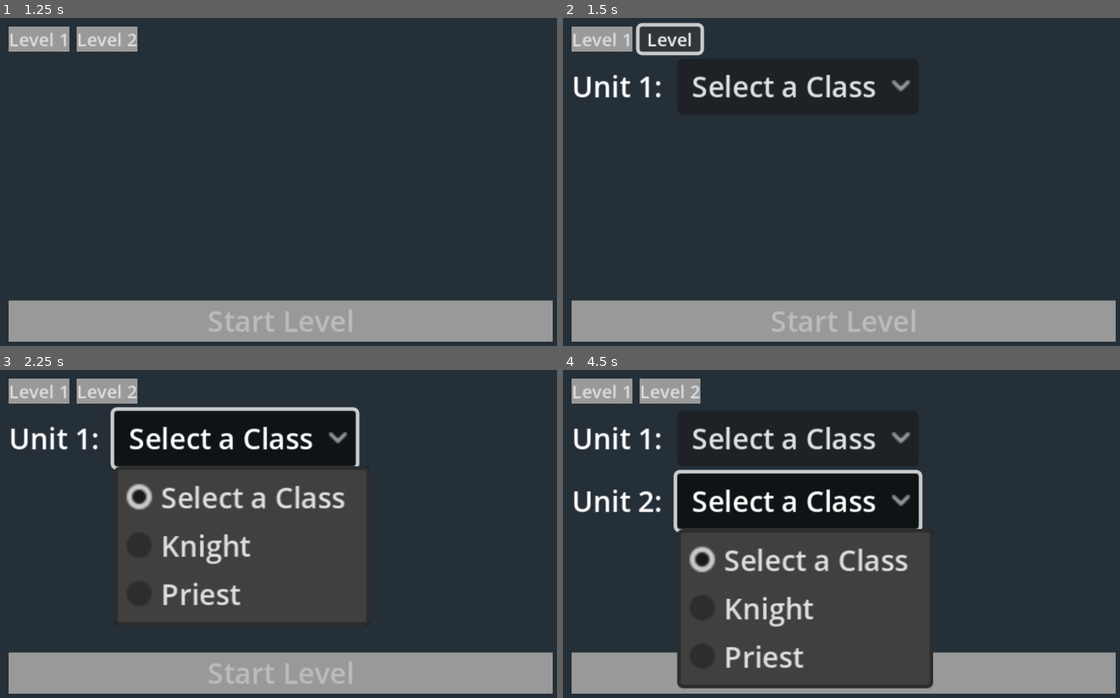
Above: before the commit, frames 1-4 (two rows, left to right).
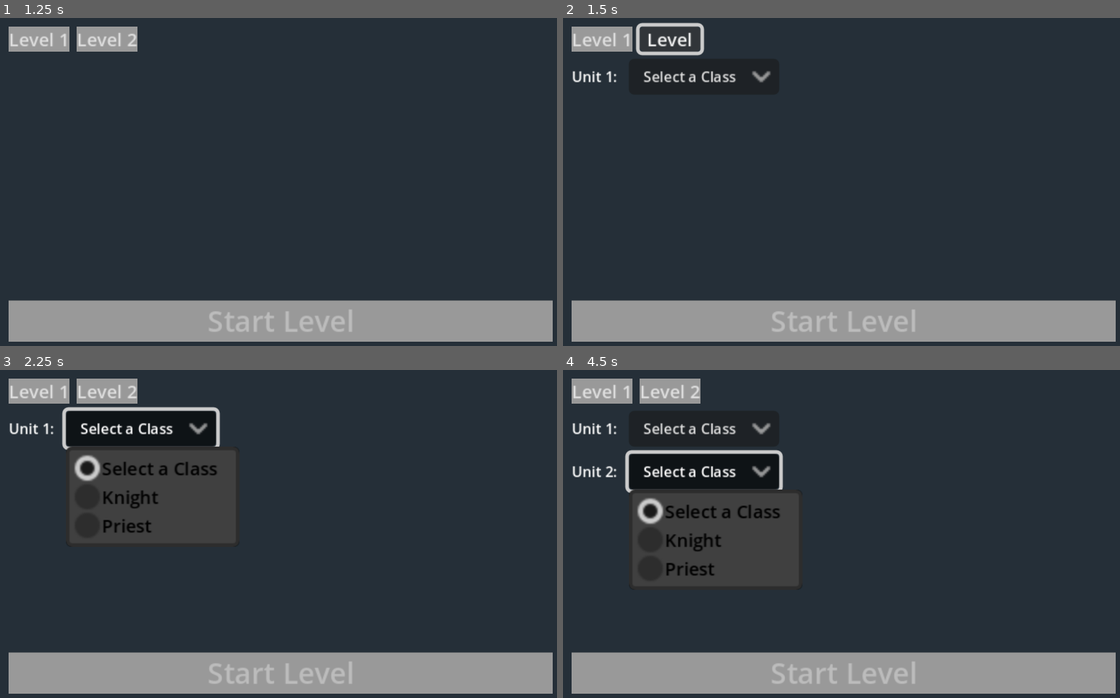
Above: after the commit, the same moments.

Repository: gui-stefanini/basictrpg
Game: Godot game, scene res://Scenes/main_menu.tscn
Two runs of this game, one before a commit and one after it. Both use one fixed random seed, a clock stepped at 60 frames per second and the inputs below.
Inputs:
- Up to frame 1 (1.25 s): click "Start Game" at 0.5 s
- Up to frame 2 (1.5 s): click "Level 2" at 1.25 s
- Up to frame 3 (2.25 s): click "Select a Class" at 2 s
- Up to frame 4 (4.5 s): click "Level 1" at 2.75 s; click "Level 1" at 3.5 s; click "Select a Class" at 4.25 s

Frame 1 is identical in both runs. In frame 2, 1.8% of the frame differs, in the area x 1-63%, y 16-25%; in frame 3, 25%; in frame 4, 30%, in the area x 1-67%, y 16-98%.

Commit message:
Ver(Pre:0.1.9)

Diff:
--- a/Resources/ActionData/defend_action.tres
+++ b/Resources/ActionData/defend_action.tres
@@ -5,5 +5,5 @@
 [resource]
 script = ExtResource("1_ulgn1")
 Name = "Defend"
-Description = "Reduces all damage received by 50%. Lasts 1 Turn."
+Description = "Reduce all damage received by 50%. Lasts 1 turn."
 metadata/_custom_type_script = "uid://dvtkhmp7udql0"
--- a/Resources/ActionData/heal_action.tres
+++ b/Resources/ActionData/heal_action.tres
@@ -5,5 +5,5 @@
 [resource]
 script = ExtResource("1_3m2ea")
 Name = "Heal"
-Description = "Heals another ally in range by HealPower."
+Description = "Heal an ally unit in range."
 metadata/_custom_type_script = "uid://8qqq2msqnb5e"
--- a/Resources/ClassData/enemy_data.tres
+++ b/Resources/ClassData/enemy_data.tres
@@ -4,8 +4,11 @@
 
 [resource]
 script = ExtResource("1_a1jc2")
-Faction = 1
+Name = "none"
 MaxHP = 5
 AttackPower = 2
+HealPower = 0
 MoveRange = 3
+AttackRange = 1
+Actions = []
 metadata/_custom_type_script = "uid://dajw61vh5kchp"
--- a/Resources/ClassData/knight_data.tres
+++ b/Resources/ClassData/knight_data.tres
@@ -1,6 +1,5 @@
-[gd_resource type="Resource" script_class="UnitData" load_steps=7 format=3 uid="uid://dulep71up18jy"]
+[gd_resource type="Resource" script_class="UnitData" load_steps=6 format=3 uid="uid://dulep71up18jy"]
 
-[ext_resource type="Script" uid="uid://bluy1tgeeandp" path="res://Scripts/ResourceScripts/ActionScripts/action.gd" id="1_pa61i"]
 [ext_resource type="Resource" uid="uid://dsj5hg6ycwpty" path="res://Resources/ActionData/move_action.tres" id="2_tfski"]
 [ext_resource type="Resource" uid="uid://b58fu2fhtaqx6" path="res://Resources/ActionData/attack_action.tres" id="3_jb8kx"]
 [ext_resource type="Resource" uid="uid://q18pkc5oigo7" path="res://Resources/ActionData/defend_action.tres" id="4_pr0li"]
@@ -15,5 +14,5 @@
 HealPower = 0
 MoveRange = 3
 AttackRange = 1
-Actions = Array[ExtResource("1_pa61i")]([ExtResource("2_tfski"), ExtResource("3_jb8kx"), ExtResource("4_pr0li"), ExtResource("5_6q03k")])
+Actions = [ExtResource("2_tfski"), ExtResource("3_jb8kx"), ExtResource("4_pr0li"), ExtResource("5_6q03k")]
 metadata/_custom_type_script = "uid://dajw61vh5kchp"
--- a/Resources/ClassData/player_data.tres
+++ b/Resources/ClassData/player_data.tres
@@ -4,9 +4,11 @@
 
 [resource]
 script = ExtResource("1_71fu4")
-Faction = 0
+Name = "none"
 MaxHP = 10
 AttackPower = 3
+HealPower = 0
 MoveRange = 4
 AttackRange = 2
+Actions = [null, null, null, null]
 metadata/_custom_type_script = "uid://dajw61vh5kchp"
--- /dev/null
+++ b/Resources/Styles/option_button_theme.tres
@@ -0,0 +1,37 @@
+[gd_resource type="Theme" format=3 uid="uid://07ptt23e2eaq"]
+
+[resource]
+PopupMenu/colors/font_accelerator_color = Color(0, 0, 0, 1)
+PopupMenu/colors/font_color = Color(0, 0, 0, 1)
+PopupMenu/colors/font_disabled_color = Color(0, 0, 0, 1)
+PopupMenu/colors/font_hover_color = Color(0, 0, 0, 1)
+PopupMenu/colors/font_outline_color = Color(0, 0, 0, 1)
+PopupMenu/colors/font_separator_color = Color(0, 0, 0, 1)
+PopupMenu/colors/font_separator_outline_color = Color(0, 0, 0, 1)
+PopupMenu/constants/h_separation = 0
+PopupMenu/constants/icon_max_width = 0
+PopupMenu/constants/indent = 0
+PopupMenu/constants/item_end_padding = 0
+PopupMenu/constants/item_start_padding = 0
+PopupMenu/constants/outline_size = 0
+PopupMenu/constants/separator_outline_size = 0
+PopupMenu/constants/v_separation = 0
+PopupMenu/font_sizes/font_separator_size = 16
+PopupMenu/font_sizes/font_size = 10
+PopupMenu/fonts/font = null
+PopupMenu/fonts/font_separator = null
+PopupMenu/icons/checked = null
+PopupMenu/icons/checked_disabled = null
+PopupMenu/icons/radio_checked = null
+PopupMenu/icons/radio_checked_disabled = null
+PopupMenu/icons/radio_unchecked = null
+PopupMenu/icons/radio_unchecked_disabled = null
+PopupMenu/icons/submenu = null
+PopupMenu/icons/submenu_mirrored = null
+PopupMenu/icons/unchecked = null
+PopupMenu/icons/unchecked_disabled = null
+PopupMenu/styles/hover = null
+PopupMenu/styles/labeled_separator_left = null
+PopupMenu/styles/labeled_separator_right = null
+PopupMenu/styles/panel = null
+PopupMenu/styles/separator = null
--- a/Resources/Styles/panel_Style.tres
+++ b/Resources/Styles/panel_Style.tres
@@ -5,4 +5,4 @@
 content_margin_top = 0.0
 content_margin_right = 0.0
 content_margin_bottom = 0.0
-bg_color = Color(0.545098, 0.792157, 0.788235, 0.588235)
+bg_color = Color(0.0823529, 0.109804, 0.133333, 0.627451)
--- a/Scenes/end_screen.tscn
+++ b/Scenes/end_screen.tscn
@@ -40,4 +40,11 @@
 theme_override_styles/normal = ExtResource("2_1gwaw")
 text = "Restart"
 
+[node name="MenuButton" type="Button" parent="ColorRect/VBoxContainer"]
+layout_mode = 2
+theme_override_font_sizes/font_size = 0
+theme_override_styles/normal = ExtResource("2_1gwaw")
+text = "Main Menu"
+
 [connection signal="pressed" from="ColorRect/VBoxContainer/RestartButton" to="." method="_on_restart_button_pressed"]
+[connection signal="pressed" from="ColorRect/VBoxContainer/MenuButton" to="." method="_on_menu_button_pressed"]
--- a/Scenes/selection_menu.tscn
+++ b/Scenes/selection_menu.tscn
@@ -1,15 +1,25 @@
-[gd_scene load_steps=9 format=3 uid="uid://dbjcwgms3fd78"]
+[gd_scene load_steps=13 format=3 uid="uid://dbjcwgms3fd78"]
 
 [ext_resource type="Script" uid="uid://bulp4g77en3qf" path="res://Scripts/selection_menu.gd" id="1_r2ge3"]
+[ext_resource type="PackedScene" uid="uid://cf4j0nfjaajbe" path="res://Scenes/game_manager.tscn" id="2_atlk2"]
 [ext_resource type="StyleBox" uid="uid://bhyxgbt3lvtl8" path="res://Resources/Styles/button_style.tres" id="2_e1ouj"]
 [ext_resource type="PackedScene" uid="uid://6mgfl26hy227" path="res://Scenes/Levels/level_1.tscn" id="2_e2lmm"]
 [ext_resource type="PackedScene" uid="uid://b6r4jmpo85fr7" path="res://Scenes/Levels/level_2.tscn" id="3_bw2gc"]
-[ext_resource type="PackedScene" uid="uid://crxd46k35kbox" path="res://Scenes/unit_info_panel.tscn" id="3_e2lmm"]
 [ext_resource type="Script" uid="uid://dajw61vh5kchp" path="res://Scripts/ResourceScripts/unit_data.gd" id="4_547t1"]
 [ext_resource type="Resource" uid="uid://dulep71up18jy" path="res://Resources/ClassData/knight_data.tres" id="5_pr5gi"]
 [ext_resource type="Resource" uid="uid://ckbg3nxtt1cky" path="res://Resources/ClassData/priest_data.tres" id="6_hrbqk"]
+[ext_resource type="PackedScene" uid="uid://bk7gw2ed0ldxc" path="res://Scenes/unit_selection_slot.tscn" id="7_hrbqk"]
+[ext_resource type="StyleBox" uid="uid://bc0qkcohnagp" path="res://Resources/Styles/label_style.tres" id="8_pr5gi"]
+[ext_resource type="LabelSettings" uid="uid://cmeaa4ys48qvb" path="res://Resources/Styles/label_settings.tres" id="9_hrbqk"]
 
-[node name="SelectionMenu" type="Control" node_paths=PackedStringArray("LevelSelectionContainer", "UnitCustomizationContainer", "UnitInfoPanel", "StartLevelButton")]
+[sub_resource type="StyleBoxFlat" id="StyleBoxFlat_hrbqk"]
+content_margin_left = 4.0
+content_margin_top = 4.0
+content_margin_right = 4.0
+content_margin_bottom = 4.0
+bg_color = Color(0.0823529, 0.109804, 0.133333, 0.627451)
+
+[node name="SelectionMenu" type="Control" node_paths=PackedStringArray("LevelSelectionContainer", "UnitCustomizationContainer", "StartLevelButton", "UnitInfoPanel", "NameLabel", "HPLabel", "AttackLabel", "MoveLabel", "AttackRangeLabel", "ActionsLabel")]
 layout_mode = 3
 anchors_preset = 15
 anchor_right = 1.0
@@ -17,13 +27,21 @@
 grow_horizontal = 2
 grow_vertical = 2
 script = ExtResource("1_r2ge3")
-LevelSelectionContainer = NodePath("MarginContainer/VBoxContainer/LevelSelectionContainer")
-UnitCustomizationContainer = NodePath("MarginContainer/VBoxContainer/MainContentContainer/UnitCustomizationContainer")
-UnitInfoPanel = NodePath("MarginContainer/VBoxContainer/MainContentContainer/UnitInfoPanel")
-StartLevelButton = NodePath("MarginContainer/VBoxContainer/StartLevelButton")
+GameManagerScene = ExtResource("2_atlk2")
 Level1Scene = ExtResource("2_e2lmm")
 Level2Scene = ExtResource("3_bw2gc")
 PlayerClasses = Array[ExtResource("4_547t1")]([ExtResource("5_pr5gi"), ExtResource("6_hrbqk")])
+LevelSelectionContainer = NodePath("MarginContainer/VBoxContainer/LevelSelectionContainer")
+UnitCustomizationContainer = NodePath("MarginContainer/VBoxContainer/MainContentContainer/UnitCustomizationContainer")
+StartLevelButton = NodePath("MarginContainer/VBoxContainer/StartLevelButton")
+UnitInfoPanel = NodePath("MarginContainer/VBoxContainer/MainContentContainer/UnitInfoPanelContainer")
+NameLabel = NodePath("MarginContainer/VBoxContainer/MainContentContainer/UnitInfoPanelContainer/VBoxContainer/NameLabel")
+HPLabel = NodePath("MarginContainer/VBoxContainer/MainContentContainer/UnitInfoPanelContainer/VBoxContainer/HPLabel")
+AttackLabel = NodePath("MarginContainer/VBoxContainer/MainContentContainer/UnitInfoPanelContainer/VBoxContainer/AttackLabel")
+MoveLabel = NodePath("MarginContainer/VBoxContainer/MainContentContainer/UnitInfoPanelContainer/VBoxContainer/MoveLabel")
+AttackRangeLabel = NodePath("MarginContainer/VBoxContainer/MainContentContainer/UnitInfoPanelContainer/VBoxContainer/AttackRangeLabel")
+ActionsLabel = NodePath("MarginContainer/VBoxContainer/MainContentContainer/UnitInfoPanelContainer/VBoxContainer/ActionsLabel")
+UnitSelectionSlotScene = ExtResource("7_hrbqk")
 
 [node name="ColorRect" type="ColorRect" parent="."]
 layout_mode = 1
@@ -73,8 +91,52 @@
 [node name="UnitCustomizationContainer" type="VBoxContainer" parent="MarginContainer/VBoxContainer/MainContentContainer"]
 layout_mode = 2
 
-[node name="UnitInfoPanel" parent="MarginContainer/VBoxContainer/MainContentContainer" instance=ExtResource("3_e2lmm")]
+[node name="UnitInfoPanelContainer" type="PanelContainer" parent="MarginContainer/VBoxContainer/MainContentContainer"]
+custom_minimum_size = Vector2(120, 0)
 layout_mode = 2
+theme_override_styles/panel = SubResource("StyleBoxFlat_hrbqk")
+
+[node name="VBoxContainer" type="VBoxContainer" parent="MarginContainer/VBoxContainer/MainContentContainer/UnitInfoPanelContainer"]
+custom_minimum_size = Vector2(115, 0)
+layout_mode = 2
+
+[node name="NameLabel" type="Label" parent="MarginContainer/VBoxContainer/MainContentContainer/UnitInfoPanelContainer/VBoxContainer"]
+layout_mode = 2
+theme_override_font_sizes/font_size = 5
+theme_override_styles/normal = ExtResource("8_pr5gi")
+label_settings = ExtResource("9_hrbqk")
+
+[node name="HPLabel" type="Label" parent="MarginContainer/VBoxContainer/MainContentContainer/UnitInfoPanelContainer/VBoxContainer"]
+layout_mode = 2
+theme_override_font_sizes/font_size = 5
+theme_override_styles/normal = ExtResource("8_pr5gi")
+label_settings = ExtResource("9_hrbqk")
+
+[node name="AttackLabel" type="Label" parent="MarginContainer/VBoxContainer/MainContentContainer/UnitInfoPanelContainer/VBoxContainer"]
+layout_mode = 2
+theme_override_font_sizes/font_size = 5
+theme_override_styles/normal = ExtResource("8_pr5gi")
+label_settings = ExtResource("9_hrbqk")
+
+[node name="MoveLabel" type="Label" parent="MarginContainer/VBoxContainer/MainContentContainer/UnitInfoPanelContainer/VBoxContainer"]
+layout_mode = 2
+theme_override_font_sizes/font_size = 5
+theme_override_styles/normal = ExtResource("8_pr5gi")
+label_settings = ExtResource("9_hrbqk")
+
+[node name="AttackRangeLabel" type="Label" parent="MarginContainer/VBoxContainer/MainContentContainer/UnitInfoPanelContainer/VBoxContainer"]
+layout_mode = 2
+theme_override_font_sizes/font_size = 5
+theme_override_styles/normal = ExtResource("8_pr5gi")
+label_settings = ExtResource("9_hrbqk")
+
+[node name="ActionsLabel" type="Label" parent="MarginContainer/VBoxContainer/MainContentContainer/UnitInfoPanelContainer/VBoxContainer"]
+custom_minimum_size = Vector2(110, 0)
+layout_mode = 2
+theme_override_font_sizes/font_size = 5
+theme_override_styles/normal = ExtResource("8_pr5gi")
+label_settings = ExtResource("9_hrbqk")
+autowrap_mode = 2
 
 [node name="StartLevelButton" type="Button" parent="MarginContainer/VBoxContainer"]
 layout_mode = 2
@@ -85,3 +147,4 @@
 
 [connection signal="pressed" from="MarginContainer/VBoxContainer/LevelSelectionContainer/Level1Button" to="." method="_on_level_1_button_pressed"]
 [connection signal="pressed" from="MarginContainer/VBoxContainer/LevelSelectionContainer/Level2Button" to="." method="_on_level_2_button_pressed"]
+[connection signal="pressed" from="MarginContainer/VBoxContainer/StartLevelButton" to="." method="_on_start_level_button_pressed"]
--- /dev/null
+++ b/Scenes/unit_selection_slot.tscn
@@ -0,0 +1,21 @@
+[gd_scene load_steps=4 format=3 uid="uid://bk7gw2ed0ldxc"]
+
+[ext_resource type="StyleBox" uid="uid://bc0qkcohnagp" path="res://Resources/Styles/label_style.tres" id="1_45mwo"]
+[ext_resource type="LabelSettings" uid="uid://cmeaa4ys48qvb" path="res://Resources/Styles/label_settings.tres" id="2_lm4hb"]
+[ext_resource type="Theme" uid="uid://07ptt23e2eaq" path="res://Resources/Styles/option_button_theme.tres" id="3_lm4hb"]
+
+[node name="UnitSelectionSlot" type="HBoxContainer"]
+custom_minimum_size = Vector2(80, 0)
+offset_right = 40.0
+offset_bottom = 40.0
+
+[node name="Label" type="Label" parent="."]
+layout_mode = 2
+theme_override_font_sizes/font_size = 8
+theme_override_styles/normal = ExtResource("1_45mwo")
+label_settings = ExtResource("2_lm4hb")
+
+[node name="OptionButton" type="OptionButton" parent="."]
+layout_mode = 2
+theme = ExtResource("3_lm4hb")
+theme_override_font_sizes/font_size = 8
--- a/Scripts/Autoloads/game_data.gd
+++ b/Scripts/Autoloads/game_data.gd
@@ -1,6 +1,13 @@
 extends Node
 var selected_level: String = ""
-var player_units: Array = []
+var player_units: Array = [UnitData]
+
+func restart_game():
+	var main_scene_path = ProjectSettings.get_setting("application/run/main_scene")
+
+	get_tree().paused = false
+	get_tree().change_scene_to_file(main_scene_path)
+
 
 func reset_data():
 	selected_level = ""
--- a/Scripts/ResourceScripts/ActionScripts/action.gd
+++ b/Scripts/ResourceScripts/ActionScripts/action.gd
@@ -4,11 +4,11 @@
 @export var Name: String = "Action"
 @export_multiline var Description: String = ""
 
-func connect_listeners(_owner):
+func connect_listeners(_owner: Unit):
 	pass
 
-func _on_select(_user, _manager: Node2D):
-	pass
+func _on_select(_user: Unit, _manager: Node2D):
+	pass # Child scripts will implement their own logic here.
 
-func _execute(_user, _manager: Node2D, _target = null) -> Variant:
+func _execute(_user: Unit, _manager: Node2D, _target = null) -> Variant:
 	return null
--- a/Scripts/ResourceScripts/ActionScripts/attack_action.gd
+++ b/Scripts/ResourceScripts/ActionScripts/attack_action.gd
@@ -1,18 +1,18 @@
 class_name AttackAction
 extends Action
 
-func connect_listeners(_owner):
+func connect_listeners(_owner: Unit):
 	pass
 
-func _on_select(user, manager: Node2D):
+func _on_select(user: Unit, manager: Node2D):
 	manager.CurrentAction = self
 	manager.CurrentSubState = manager.PlayerTurnState.TARGETING_PHASE
 	manager.HighlightAttackArea(user, user.Data.AttackRange)
 
-func _execute(user, manager: Node2D, target = null) -> Variant:
-	#if target is not Unit:
-		#print(str(self) + "has an invalid target type")
-		#return
+func _execute(user: Unit, manager: Node2D, target = null) -> Variant:
+	if target is not Unit:
+		print(str(self) + "has an invalid target type")
+		return
 
 	print(user.name + " attacks " + target.name + "!")
 
--- a/Scripts/ResourceScripts/ActionScripts/defend_action.gd
+++ b/Scripts/ResourceScripts/ActionScripts/defend_action.gd
@@ -1,22 +1,20 @@
 class_name DefendAction
 extends Action
 
-func connect_listeners(owner):
+func connect_listeners(owner: Unit):
 	owner.damage_taken.connect(_on_damage_taken)
 
-
-func _on_select(user, manager: Node2D):
+func _on_select(user: Unit, manager: Node2D):
 	_execute(user, manager)
 
-func _execute(user, manager: Node2D, _target = null) -> Variant:
+func _execute(user: Unit, manager: Node2D, _target = null) -> Variant:
 	print(user.name + " is defending!")
 	user.HasActed = true
-	#user.ActiveStatuses[Unit.Status.DEFENDING] = 1
+	user.ActiveStatuses[Unit.Status.DEFENDING] = 1
 	manager.OnPlayerActionFinished()
 	return null
 
-func _on_damage_taken(unit, damage_data: Dictionary):
-	#if unit.ActiveStatuses.has(Unit.Status.DEFENDING):
-		#print("Defense applied! Damage halved.")
-		#damage_data["damage"] /= 2
-		pass
+func _on_damage_taken(unit: Unit, damage_data: Dictionary):
+	if unit.ActiveStatuses.has(Unit.Status.DEFENDING):
+		print("Defense applied! Damage halved.")
+		damage_data["damage"] /= 2
--- a/Scripts/ResourceScripts/ActionScripts/heal_action.gd
+++ b/Scripts/ResourceScripts/ActionScripts/heal_action.gd
@@ -1,18 +1,18 @@
 class_name HealAction
 extends Action
 
-func connect_listeners(_owner):
+func connect_listeners(_owner: Unit):
 	pass
 
-func _on_select(user, manager: Node2D):
+func _on_select(user: Unit, manager: Node2D):
 	manager.CurrentAction = self
 	manager.CurrentSubState = manager.PlayerTurnState.TARGETING_PHASE
 	manager.HighlightHealArea(user, user.Data.AttackRange)
 
-func _execute(user, _manager: Node2D, target = null) -> Variant:
-	#if target is not Unit:
-		#print(str(self) + "has an invalid target type")
-		#return null
+func _execute(user: Unit, _manager: Node2D, target = null) -> Variant:
+	if target is not Unit:
+		print(str(self) + "has an invalid target type")
+		return null
 
 	target.ReceiveHealing(user.Data.HealPower)
 	user.HasActed = true
--- a/Scripts/ResourceScripts/ActionScripts/move_action.gd
+++ b/Scripts/ResourceScripts/ActionScripts/move_action.gd
@@ -1,15 +1,15 @@
 class_name MoveAction
 extends Action
 
-func connect_listeners(_owner):
+func connect_listeners(_owner: Unit):
 	pass
 
-func _on_select(user, manager: Node2D):
+func _on_select(user: Unit, manager: Node2D):
 	manager.CurrentAction = self
 	manager.CurrentSubState = manager.PlayerTurnState.TARGETING_PHASE
 	manager.HighlightMoveArea(user)
 
-func _execute(user, manager: Node2D, target = null) -> Variant:
+func _execute(user: Unit, manager: Node2D, target = null) -> Variant:
 	if target is not Vector2i:
 		print(str(self) + "has an invalid target type")
 		return null
--- a/Scripts/ResourceScripts/ActionScripts/wait_action.gd
+++ b/Scripts/ResourceScripts/ActionScripts/wait_action.gd
@@ -1,12 +1,12 @@
 class_name WaitAction
 extends Action
 
-func connect_listeners(_owner):
+func connect_listeners(_owner: Unit):
 	pass
 
-func _on_select(user, manager: Node2D):
+func _on_select(user: Unit, manager: Node2D):
 	_execute(user, manager)
 
-func _execute(_user, manager: Node2D, _target = null) -> Variant:
+func _execute(_user: Unit, manager: Node2D, _target = null) -> Variant:
 	manager.EndPlayerTurn()
 	return null
--- a/Scripts/ResourceScripts/unit_data.gd
+++ b/Scripts/ResourceScripts/unit_data.gd
@@ -8,4 +8,4 @@
 @export var HealPower: int = 0
 @export var MoveRange: int = 1
 @export var AttackRange: int = 1
-@export var Actions: Array[Action]
+@export var Actions: Array[Resource]
--- a/Scripts/end_screen.gd
+++ b/Scripts/end_screen.gd
@@ -14,3 +14,7 @@
 
 func _on_restart_button_pressed():
 	restart_requested.emit()
+
+func _on_menu_button_pressed() -> void:
+	GameData.reset_data()
+	GameData.restart_game()
--- a/Scripts/selection_menu.gd
+++ b/Scripts/selection_menu.gd
@@ -1,19 +1,30 @@
 extends Control
 
-@export var LevelSelectionContainer : HBoxContainer
-@export var UnitCustomizationContainer : VBoxContainer
-@export var UnitInfoPanel : PanelContainer
-@export var StartLevelButton : Button
+@export var GameManagerScene: PackedScene
 @export var Level1Scene: PackedScene
 @export var Level2Scene: PackedScene
 
 @export var PlayerClasses: Array[UnitData]
 
+@export var LevelSelectionContainer : HBoxContainer
+@export var UnitCustomizationContainer : VBoxContainer
+@export var StartLevelButton : Button
+@export var UnitInfoPanel : PanelContainer
+@export var NameLabel: Label
+@export var HPLabel: Label
+@export var AttackLabel: Label
+@export var MoveLabel: Label
+@export var AttackRangeLabel: Label
+@export var ActionsLabel: Label
+@export var UnitSelectionSlotScene: PackedScene
+
 var SelectedLevelPath: String = ""
-var SelectedUnits: Array = []
+var SelectedUnits: Array = [UnitData]
 var RequiredUnitCount: int = 0
 
 func SelectLevel(level_scene: PackedScene):
+	SelectedUnits.clear()
+	UpdateMenuInfoPanel(null)
 	SelectedLevelPath = level_scene.resource_path
 	print("Selected level: " + SelectedLevelPath)
 
@@ -25,8 +36,26 @@
 
 	UpdateUnitCustomizationUI()
 
-	SelectedUnits.clear()
 	StartLevelButton.disabled = true
+
+func UpdateMenuInfoPanel(data: UnitData):
+	if not data:
+		UnitInfoPanel.hide()
+		return
+
+	NameLabel.text = data.Name
+	HPLabel.text = "HP: %d" % [data.MaxHP]
+	AttackLabel.text = "ATK: " + str(data.AttackPower)
+	MoveLabel.text = "MOV: " + str(data.MoveRange)
+	AttackRangeLabel.text = "RNG: " + str(data.AttackRange)
+
+	var actions_text = "Actions:"
+	for action in data.Actions:
+		if action and action.Description != "":
+			actions_text += "\n- %s: %s" % [action.Name, action.Description]
+
+	ActionsLabel.text = actions_text
+	UnitInfoPanel.show()
 
 func UpdateUnitCustomizationUI():
 	for child in UnitCustomizationContainer.get_children():
@@ -35,12 +64,12 @@
 	SelectedUnits.resize(RequiredUnitCount)
 
 	for i in range(RequiredUnitCount):
-		var slot_container = HBoxContainer.new()
+		var new_slot = UnitSelectionSlotScene.instantiate()
+		var slot_label = new_slot.get_node("Label")
+		var class_selector = new_slot.get_node("OptionButton")
 
-		var slot_label = Label.new()
 		slot_label.text = "Unit %d: " % (i + 1)
 
-		var class_selector = OptionButton.new()
 		class_selector.add_item("Select a Class")
 
 		for j in range(PlayerClasses.size()):
@@ -50,26 +79,25 @@
 		# Connect the signal with bind to pass the slot index 'i'
 		class_selector.item_selected.connect(_on_class_selected.bind(i))
 
-		slot_container.add_child(slot_label)
-		slot_container.add_child(class_selector)
-		UnitCustomizationContainer.add_child(slot_container)
+		UnitCustomizationContainer.add_child(new_slot)
 
 func _on_class_selected(item_index: int, unit_slot_index: int):
-
 	if item_index == 0:
 		SelectedUnits[unit_slot_index] = null
-		_CheckSelectionsComplete()
+		UpdateMenuInfoPanel(null)
+		CheckSelectionsComplete()
 		return
 
 	var class_array_index = item_index - 1
 	var selected_class = PlayerClasses[class_array_index]
 
 	SelectedUnits[unit_slot_index] = selected_class
-	print("Unit slot %d set to %s" % [unit_slot_index + 1, selected_class.Name])
 
-	_CheckSelectionsComplete()
+	UpdateMenuInfoPanel(selected_class)
 
-func _CheckSelectionsComplete():
+	CheckSelectionsComplete()
+
+func CheckSelectionsComplete():
 	for unit in SelectedUnits:
 		if not unit:
 			StartLevelButton.disabled = true
@@ -84,6 +112,12 @@
 func _on_level_2_button_pressed() -> void:
 	SelectLevel(Level2Scene)
 
+func _on_start_level_button_pressed() -> void:
+	GameData.selected_level = SelectedLevelPath
+	GameData.player_units = SelectedUnits
+
+	get_tree().change_scene_to_packed(GameManagerScene)
+
 func _ready():
 	UnitInfoPanel.hide()
 	StartLevelButton.disabled = true
--- a/Scripts/unit_info_panel.gd
+++ b/Scripts/unit_info_panel.gd
@@ -10,6 +10,7 @@
 	if not unit:
 		hide()
 		return
+
 	NameLabel.text = unit.name
 	HPLabel.text = "HP: " + str(unit.CurrentHP) + " / " + str(unit.Data.MaxHP)
 	AttackLabel.text = "ATK: " + str(unit.Data.AttackPower)
